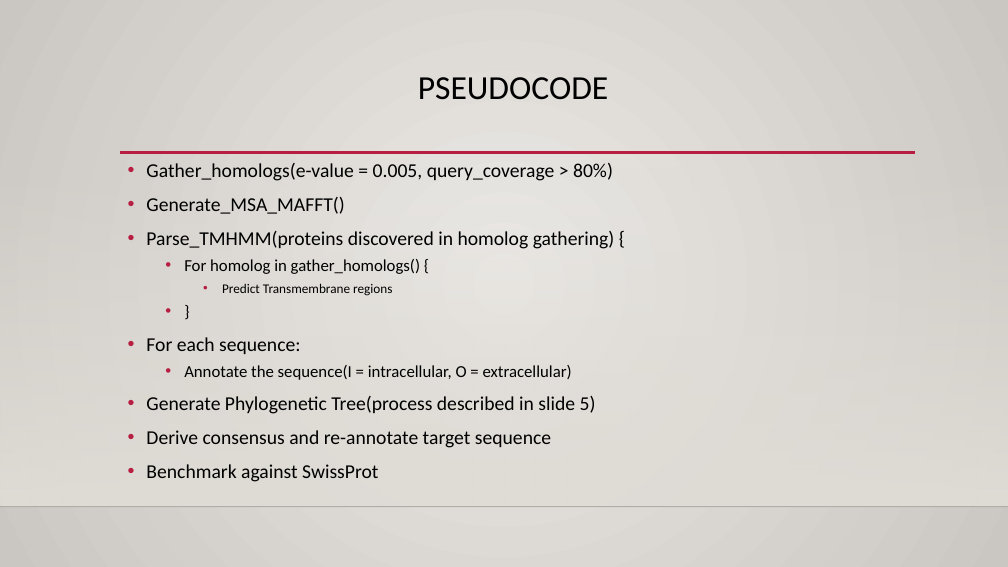
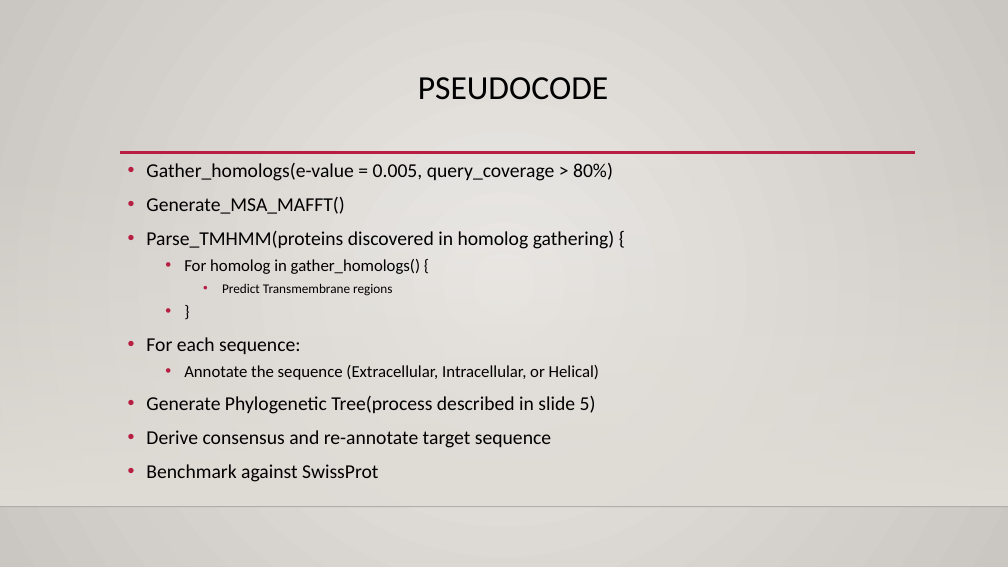
Before and after one commit to Sharabesh/Phylogenomics, a slide deck: slide 3 of Presentation/PresentationImage.pptx. Drawn at 1008x567 pixels with LibreOffice and Linux fonts; fonts in the diff are those of the drawing; background and template pictures are left out. Boxes give left, top, right and bottom in pixels: in the first picture for what was removed or moved away, otherwise in the second. Text is boxed around its words. In the diff, an @@ line names an element or a change of style, - is before the commit and + after.

```diff
--- a/Presentation/PresentationImage.pptx
+++ b/Presentation/PresentationImage.pptx
@@ text at bbox=[184, 365, 599, 380]: text changed @@
-  • Annotate the sequence(I = intracellular, O = extracellular)
+  • Annotate the sequence (Extracellular, Intracellular, or Helical)
```
Also in this commit, not shown: 8 other slides changed, 7 slides added, 45 other files.
